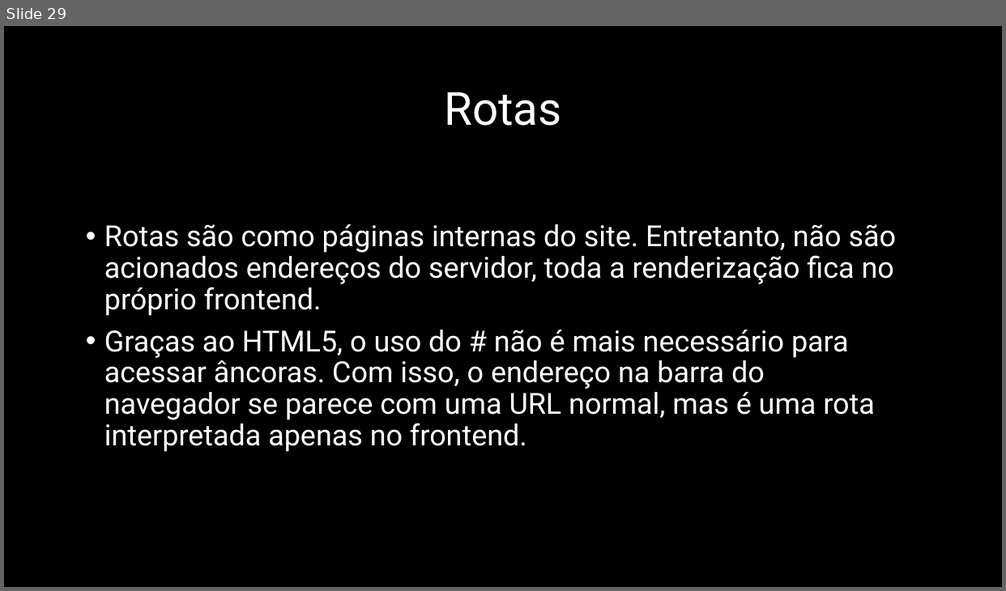
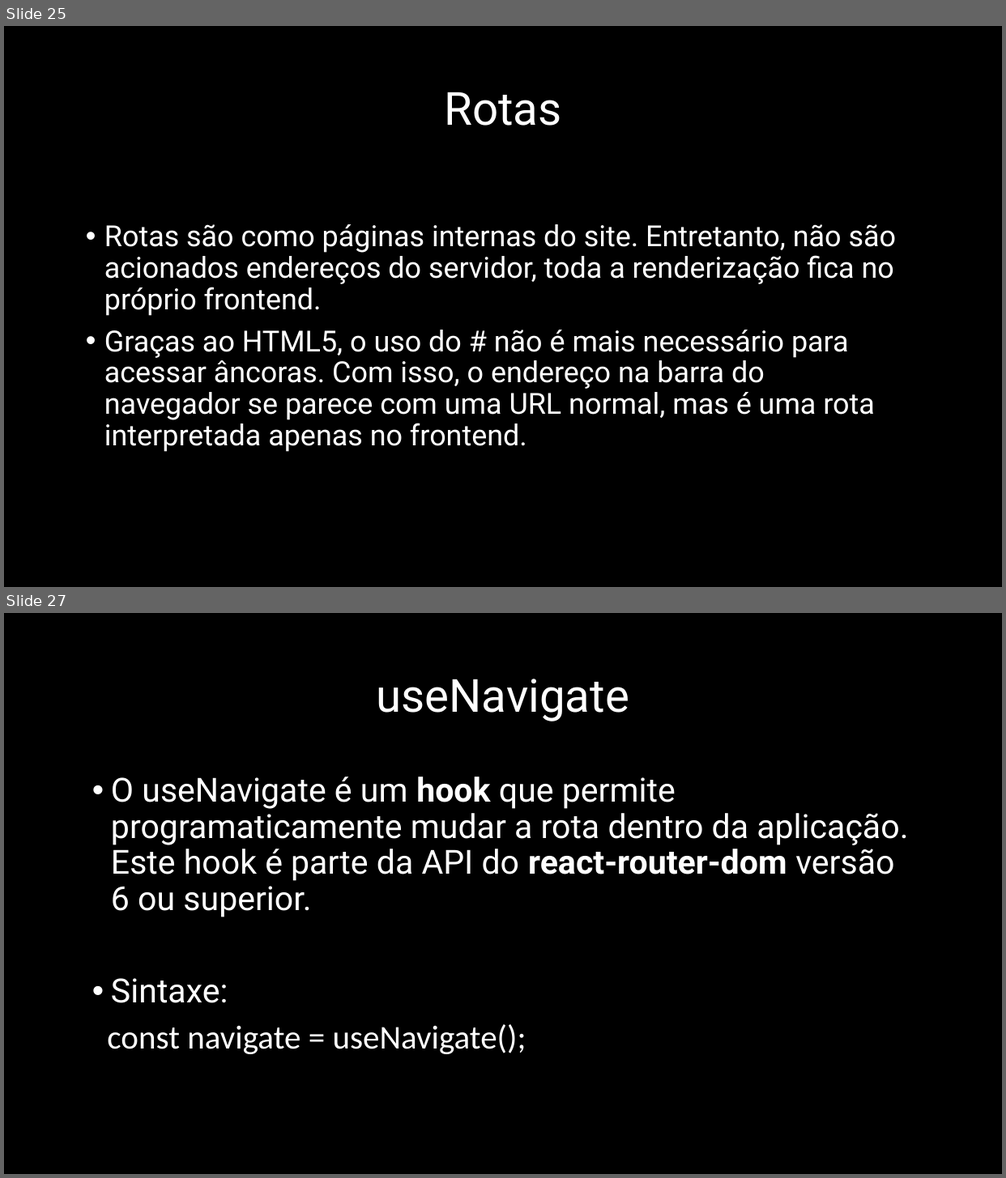
Before and after one commit to mclarar/SerratecClasses-DesenvolvimentoWeb-2024..2, a slide deck: ppt-aulas.pptx. Shown one above the other, each under a label of ours: slide 29 before the commit, slides 25 and 27 after it; the slides between them are not shown. The pictures are 1006x591 and 1006x1178 pixels, drawn with LibreOffice and Linux fonts; fonts in the diff are those of the drawing. Boxes give left, top, right and bottom in pixels: in the first picture for what was removed or moved away, otherwise in the second. Text is boxed around its words. In the diff, an @@ line names an element or a change of style, - is before the commit and + after.

```diff
--- a/ppt-aulas.pptx
+++ b/ppt-aulas.pptx
@@ slide 27 added at [4, 613, 1002, 1174], background #000000 @@
@@ title added at [376, 679, 629, 722], 44 pt, text #FFFFFF @@
+useNavigate
@@ text added at [107, 777, 908, 1054], 32 pt, text #FFFFFF @@
+• O useNavigate é um hook que permite programaticamente mudar a rota dentro da aplicação. Este hook é parte da API do react-router-dom versão 6 ou superior.
+• Sintaxe:
+const navigate = useNavigate();
@@ what was slide 29 is now slide 25 @@
```
Also in this commit, not shown: 2 slides changed.
